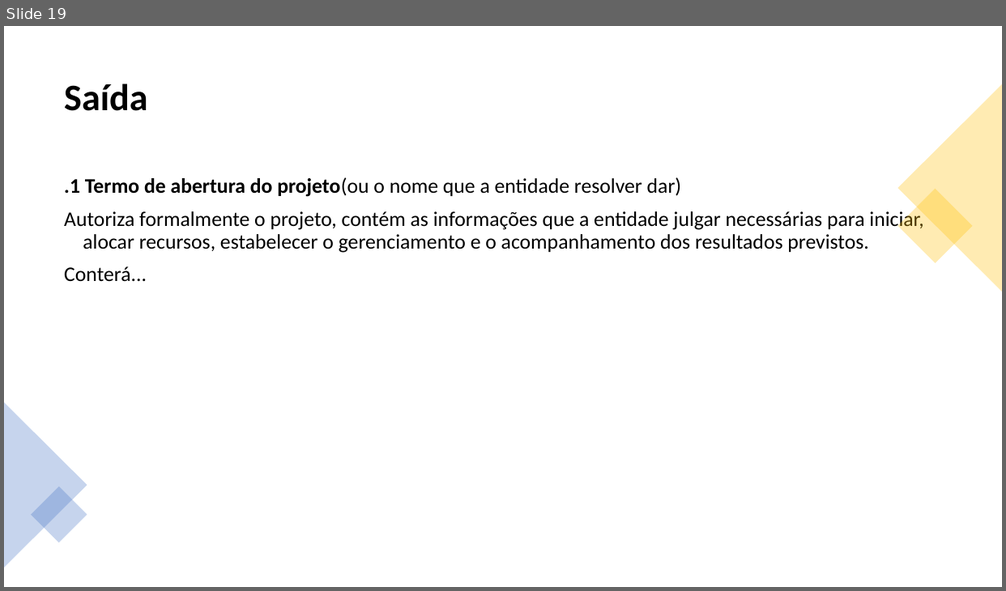
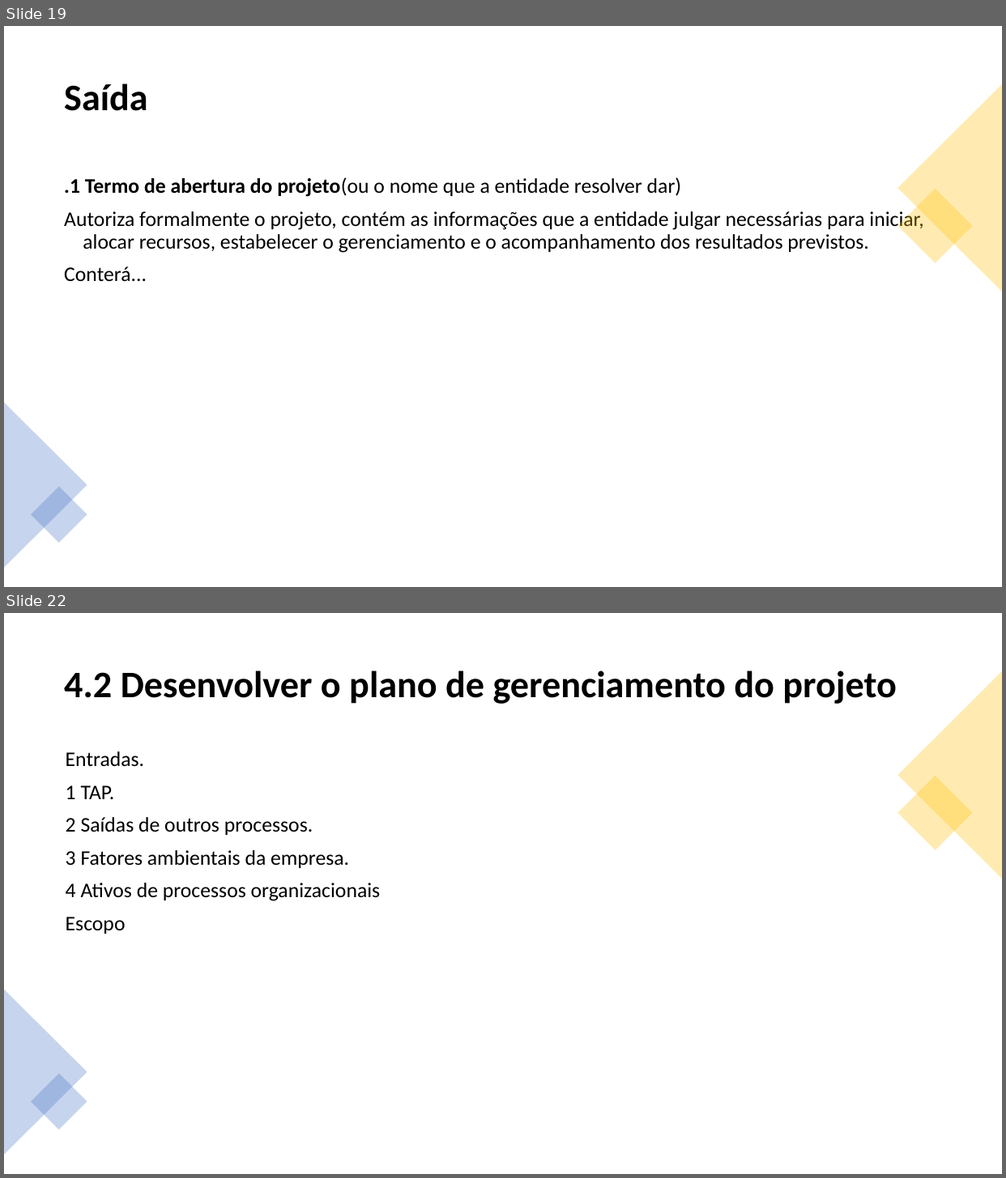
Before and after one commit to jharbes/ADMINISTRACAO-DE-REDES, a slide deck: RELATORIO PROVA P2/relatorio-pmbok-capitulo4-jharbes.pptx. Shown one above the other, each under a label of ours: slide 19 before the commit, slides 19 and 22 after it; the slides between them are not shown. The pictures are 1006x591 and 1006x1178 pixels, drawn with LibreOffice and Linux fonts; fonts in the diff are those of the drawing. Boxes give left, top, right and bottom in pixels: in the first picture for what was removed or moved away, otherwise in the second. Text is boxed around its words. In the diff, an @@ line names an element or a change of style, - is before the commit and + after.

```diff
--- a/RELATORIO PROVA P2/relatorio-pmbok-capitulo4-jharbes.pptx
+++ b/RELATORIO PROVA P2/relatorio-pmbok-capitulo4-jharbes.pptx
@@ slide 22 added at (x1=4, y1=613, x2=1002, y2=1174), background #FFFFFF @@
@@ title added at (x1=64, y1=671, x2=896, y2=704), 36 pt, text #000000, bold @@
+4.2 Desenvolver o plano de gerenciamento do projeto
@@ triangle added at (x1=898, y1=671, x2=1002, y2=879), fill #FFC000 at 30% opacity @@
@@ text added at (x1=66, y1=752, x2=381, y2=934), 20 pt, text #000000 @@
+Entradas.
+1 TAP.
+2 Saídas de outros processos.
+3 Fatores ambientais da empresa.
+4 Ativos de processos organizacionais
+Escopo
@@ rectangle added at (x1=898, y1=776, x2=974, y2=851), fill #FFC000 at 30% opacity @@
@@ triangle added at (x1=4, y1=990, x2=87, y2=1155), fill #4472C4 at 30% opacity @@
@@ rectangle added at (x1=31, y1=1073, x2=87, y2=1130), fill #4472C4 at 30% opacity @@
```
Also in this commit, not shown: 8 other slides added.
